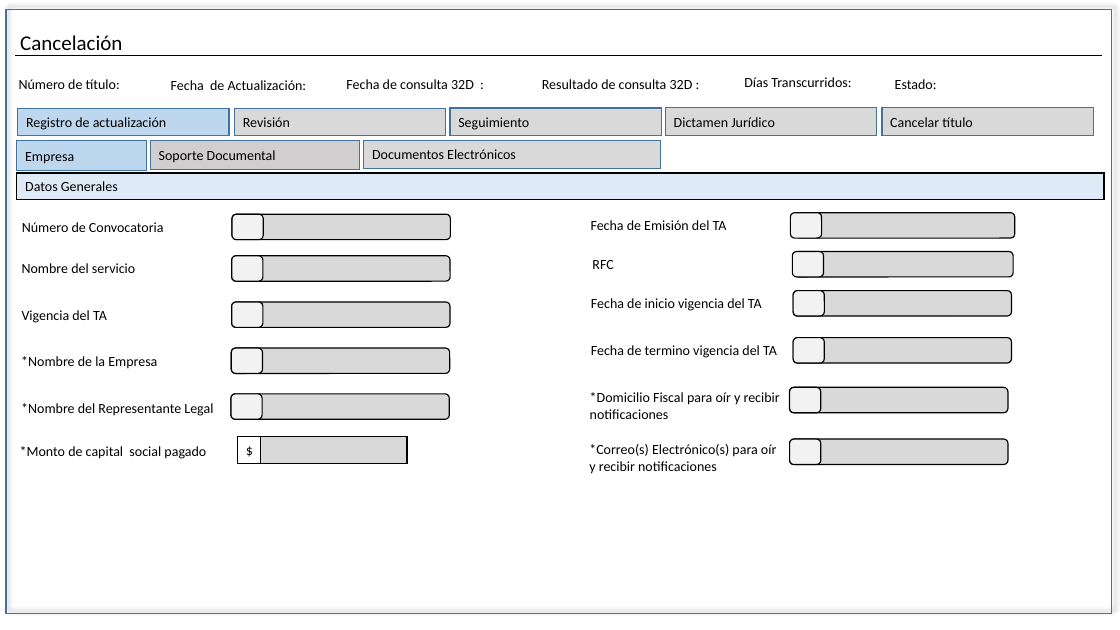
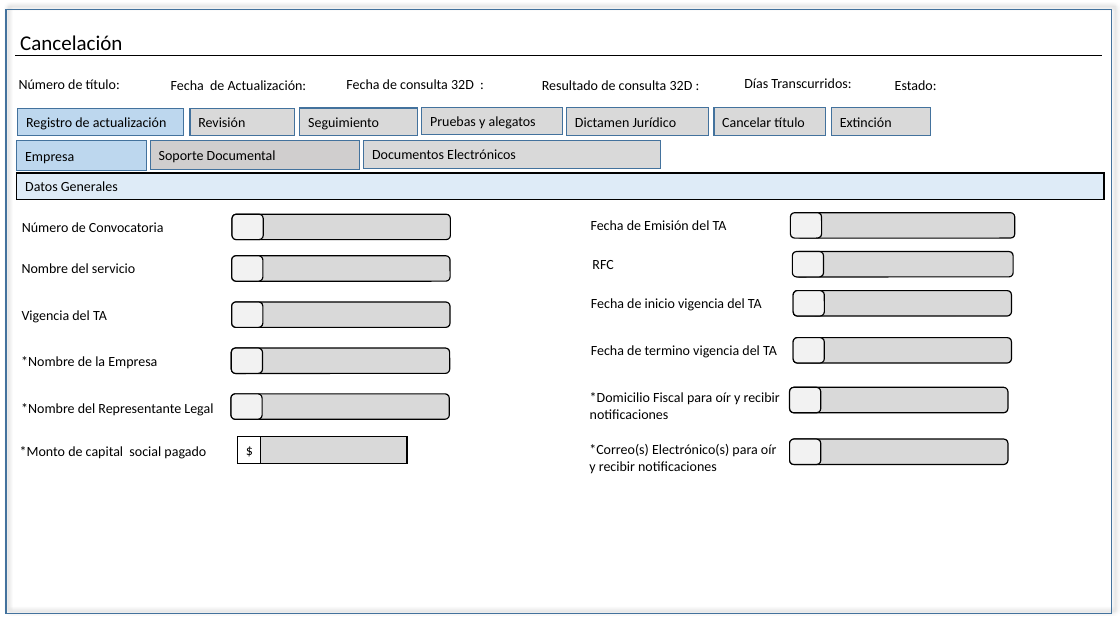
Before and after one commit to EDDIE83/Documentos, a slide deck: slide 2 of TAF 092019/Cancelación.pptx. Drawn at 1120x630 pixels with LibreOffice and Linux fonts; fonts in the diff are those of the drawing. Boxes give left, top, right and bottom in pixels: in the first picture for what was removed or moved away, otherwise in the second. Text is boxed around its words. In the diff, an @@ line names an element or a change of style, - is before the commit and + after.

```diff
--- a/TAF 092019/Cancelación.pptx
+++ b/TAF 092019/Cancelación.pptx
@@ rectangle "Registro de actualización": place and size @@
-rectangle "Registro de actualización" at [18,108,229,135]
+rectangle "Registro de actualización" at [18,108,183,135]
@@ rectangle "Revisión": place and size @@
-rectangle "Revisión" at [234,108,445,135]
+rectangle "Revisión" at [190,108,295,136]
@@ rectangle "Seguimiento": place and size @@
-rectangle "Seguimiento" at [450,108,661,135]
+rectangle "Seguimiento" at [300,108,418,136]
@@ rectangle added at [422,108,562,134], fill #D9D9D9, outline #43739E 1 pt, 12 pt, text #000000 @@
+Pruebas y alegatos
@@ rectangle "Dictamen Jurídico": place and size @@
-rectangle "Dictamen Jurídico" at [665,108,876,136]
+rectangle "Dictamen Jurídico" at [567,108,709,135]
@@ rectangle "Cancelar título": place and size @@
-rectangle "Cancelar título" at [882,108,1093,136]
+rectangle "Cancelar título" at [714,108,826,135]
@@ rectangle added at [832,108,931,135], fill #D9D9D9, outline #43739E 1 pt, 12 pt, text #000000 @@
+Extinción
```
Also in this commit, not shown: 13 other slides changed, 1 slide removed, 11 other files.
